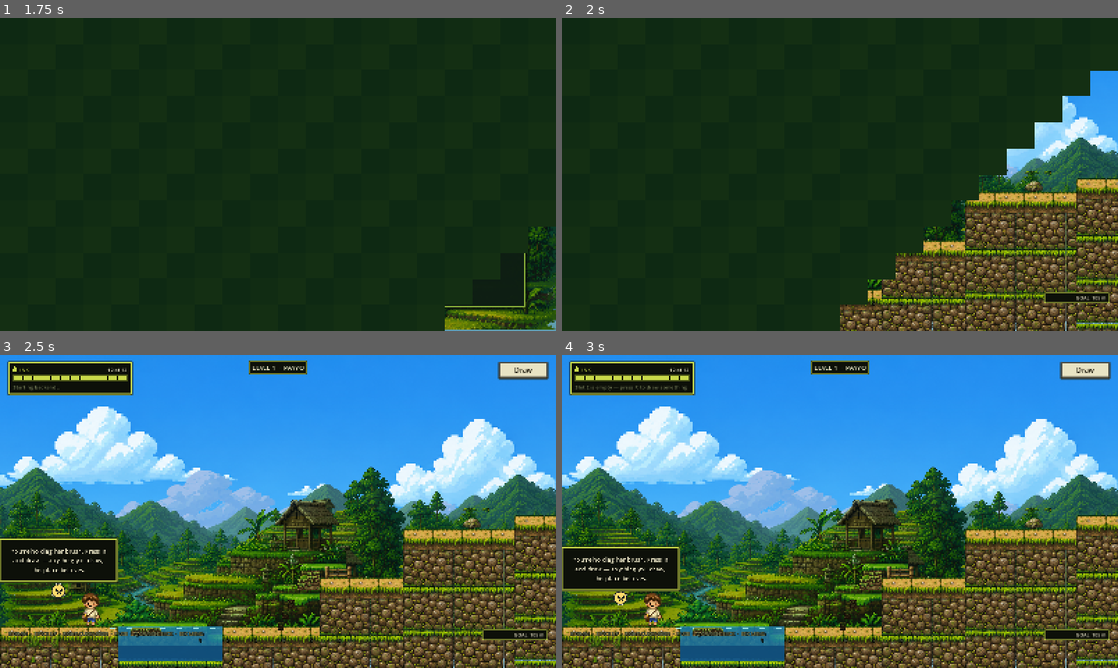
Above: before the commit, frames 1-4 (two rows, left to right).
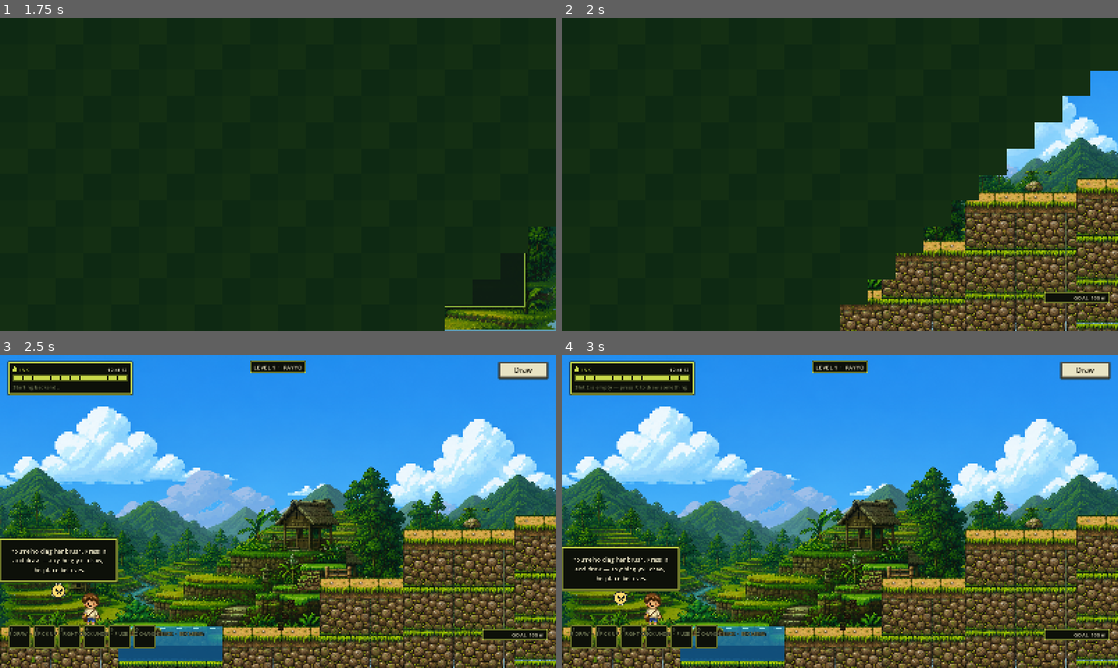
Above: after the commit, the same moments.

Repository: hyuuuan/OBRA
Game: Godot game, scene res://ui/main_menu.tscn
The game is run twice, just before and just after one commit, with the same random seed, the same clock (stepped at 60 frames per second) and the same inputs.
Inputs:
- Up to frame 1 (1.75 s): click "PLAY" at 0.5 s; click "LEVEL 1" at 1.25 s
- Up to frame 2 (2 s): no input
- Up to frame 3 (2.5 s): click "1" at 2 s
- Up to frame 4 (3 s): click "2" at 2.75 s

Frame 1 is identical in both runs. In frame 2, less than 0.1% of the frame differs, in the area x 51-99%, y 87-92%; in frame 3, 1.9%, in the area x 1-99%, y 1-94%; in frame 4, 1.9%.

Commit message:
Give the bag six visible slots, and get it off the ground the player builds on
Two faults, and the second one has bitten this level before.

The slots had no frame. The theme leaves InventorySlot unstyled on purpose so the
bar can draw its own state -- empty, holding, in hand, none of which are mouse
states -- but the bar only ever applied a frame to the selected one and REMOVED the
override for the rest. So five of six slots were an unmarked hole with a number
floating in it. The ring is lime now whatever the slot holds, because the ring is
the slot: six of them in a row are what tell the player they have a bag at all.
What changes is the fill, raised once something is in it, and the ring going warm
for the one in hand, plus the word SEL under its number. A brighter frame says
"this one" only if you already know what the frames mean.

And the bar was 756 pixels wide across the bottom CENTRE of the screen, for six
slots that need 424 and are only ever looked at in a group. That band is directly
over the ground objects get set down on, which is the whole reason it has to go
click-through during a placement -- a fix that was needed because the bar was
parked where the player has to click. It is bottom-left now, sized to exactly its
own six slots, and the ground in the middle of the screen is free.

Diff:
--- a/game/game_level.tscn
+++ b/game/game_level.tscn
@@ -85,16 +85,13 @@
 text = "Ink 12.0 / 12.0"
 
 [node name="InventoryHUD" type="HBoxContainer" parent="CanvasLayer"]
-anchors_preset = 7
-anchor_left = 0.5
+anchors_preset = 2
 anchor_top = 1.0
-anchor_right = 0.5
-anchor_bottom = 1.0
-offset_left = -378.0
-offset_top = -76.0
-offset_right = 378.0
-offset_bottom = -20.0
-grow_horizontal = 2
+anchor_bottom = 1.0
+offset_left = 24.0
+offset_top = -122.0
+offset_right = 448.0
+offset_bottom = -58.0
 grow_vertical = 0
 theme_override_constants/separation = 8
 script = ExtResource("11_inventory_hud")
@@ -106,11 +103,7 @@
 offset_bottom = 52.0
 grow_horizontal = 2
 mouse_filter = 2
-theme_override_colors/font_color = Color(0.94, 0.9, 0.58, 1)
-theme_override_colors/font_shadow_color = Color(0.03, 0.09, 0.045, 0.9)
-theme_override_constants/shadow_offset_x = 3
-theme_override_constants/shadow_offset_y = 3
-theme_override_font_sizes/font_size = 18
+theme_type_variation = &"HudBanner"
 text = "LEVEL 1  ·  BANAUE RICE TERRACES"
 horizontal_alignment = 1
 
@@ -140,7 +133,7 @@
 grow_horizontal = 0
 grow_vertical = 0
 mouse_filter = 2
-theme_type_variation = &"HudHint"
+theme_type_variation = &"HudValue"
 text = ""
 horizontal_alignment = 2
 
--- a/game/scripts/inventory_hud.gd
+++ b/game/scripts/inventory_hud.gd
@@ -13,14 +13,17 @@
 
 signal slot_pressed(slot: int)
 
-const SLOT := Vector2(72.0, 72.0)
-const LIME := Color(0.72, 0.82, 0.23, 1.0)
-const DIM := Color(0.62, 0.66, 0.58, 1.0)
+const SLOT := Vector2(64.0, 64.0)
+const LIME := UISkin.LIME
+const DIM := UISkin.MUTED
 
 var _manager: InventoryManager
 var _buttons: Array[Button] = []
 var _art: Array[TextureRect] = []
 var _numbers: Array[Label] = []
+## The word SEL under the number of the slot in hand. A brighter frame says "this one"
+## only if you already know what the frames mean; a word says it outright.
+var _tags: Array[Label] = []
 ## One texture per drawing, keyed by the item that owns it. Rebuilding a 512x512 image
 ## into a texture on every inventory change, six at a time, is work for nothing.
 var _thumbnails: Dictionary = {}
@@ -30,9 +33,11 @@
 
 func _ready() -> void:
 	add_theme_constant_override(&"separation", 8)
-	# Centred in its band. The container is anchored bottom-centre and spans 756px, so
-	# left-packed slots sat off to one side of the screen they were supposed to be under.
-	alignment = BoxContainer.ALIGNMENT_CENTER
+	# Left-packed, because the bar is now anchored bottom-LEFT and sized to exactly its
+	# six slots. It used to be centred inside a 756px band across the bottom of the
+	# screen, which is both more of the screen than six slots need and directly over the
+	# ground the player sets objects down on.
+	alignment = BoxContainer.ALIGNMENT_BEGIN
 	for index in range(6):
 		var button := Button.new()
 		button.theme_type_variation = &"InventorySlot"
@@ -67,10 +72,23 @@
 		# paper of a drawing when it is not.
 		number.add_theme_constant_override(&"outline_size", 5)
 		number.add_theme_color_override(&"font_outline_color", Color(0.04, 0.06, 0.04, 1.0))
-		number.position = Vector2(7.0, 2.0)
+		number.position = Vector2(6.0, 1.0)
 		number.mouse_filter = Control.MOUSE_FILTER_IGNORE
 		button.add_child(number)
 		_numbers.append(number)
+
+		var tag := Label.new()
+		tag.name = "Tag"
+		tag.text = "SEL"
+		tag.visible = false
+		tag.add_theme_font_size_override(&"font_size", UISkin.FONT_TINY)
+		tag.add_theme_color_override(&"font_color", UISkin.PENDING)
+		tag.add_theme_constant_override(&"outline_size", 5)
+		tag.add_theme_color_override(&"font_outline_color", UISkin.INK)
+		tag.position = Vector2(6.0, SLOT.y - 20.0)
+		tag.mouse_filter = Control.MOUSE_FILTER_IGNORE
+		button.add_child(tag)
+		_tags.append(tag)
 
 
 func set_manager(manager: InventoryManager) -> void:
@@ -117,16 +135,20 @@
 		var button := _buttons[index]
 		button.tooltip_text = "Place %s" % item.display_name if occupied else "Empty"
 		_art[index].texture = _thumbnail(item) if occupied else null
-		# Held reads as brightness and a lime frame. The old version lifted the button six
-		# pixels, which an HBoxContainer undoes on its next layout pass -- so the only cue
-		# that ever survived was a modulate.
-		button.modulate = Color(1.15, 1.15, 1.05) if chosen else (
-			Color.WHITE if occupied else Color(0.55, 0.58, 0.52))
+		# Three states, three cues, because two of them have to be told apart at a glance
+		# while something is being placed: empty recedes to the panel, holding takes the
+		# lime ring, in-hand takes the warm ring AND says SEL. The old version lifted the
+		# button six pixels, which an HBoxContainer undoes on its next layout pass -- so
+		# the only cue that ever survived was a modulate.
+		#
+		# The frame is applied to every state, not only the chosen one. The theme leaves
+		# InventorySlot unstyled precisely so this can own it; removing the override left
+		# a slot with no frame at all.
+		for state in [&"normal", &"hover", &"pressed", &"disabled"]:
+			button.add_theme_stylebox_override(state, UISkin.slot(occupied, chosen))
+		button.modulate = Color(1.12, 1.12, 1.04) if chosen else Color.WHITE
 		_numbers[index].add_theme_color_override(&"font_color", LIME if occupied else DIM)
-		if chosen:
-			button.add_theme_stylebox_override(&"normal", _held_frame())
-		else:
-			button.remove_theme_stylebox_override(&"normal")
+		_tags[index].visible = chosen
 	_forget_stale_thumbnails(items)
 
 
@@ -153,14 +175,6 @@
 			_thumbnails.erase(key)
 
 
-func _held_frame() -> StyleBoxFlat:
-	var box := StyleBoxFlat.new()
-	box.bg_color = Color(0.14, 0.2, 0.1, 0.96)
-	box.border_color = Color(0.98, 0.9, 0.31, 1.0)
-	box.set_border_width_all(3)
-	box.set_corner_radius_all(2)
-	return box
-
 
 func _on_slot_pressed(slot: int) -> void:
 	slot_pressed.emit(slot)
--- a/game/scripts/ui_skin.gd
+++ b/game/scripts/ui_skin.gd
@@ -192,11 +192,16 @@
 
 # --- Slots ------------------------------------------------------------------------------
 
-## An inventory slot. Empty it recedes to the panel; holding a drawing it takes the lime
-## ring; selected it takes the warm one, so held and merely-full are two cues apart.
+## An inventory slot.
+##
+## The ring stays lime whatever the slot holds, because the ring is the SLOT -- six of
+## them in a row are the bag, and a bag that dims to invisible when it is empty stops
+## telling the player they have one. What changes is the fill (raised once something is
+## in it) and, for the one in hand, the ring going warm to match the ink it was drawn
+## with. Two cues, so held and merely-full are never one step apart.
 static func slot(occupied: bool, selected: bool) -> StyleBoxFlat:
-	var ring := PENDING if selected else (LIME if occupied else RING_MID)
-	var box := _ringed(PANEL_LIT if occupied else PANEL, ring, THIN, RING_OUTER, THIN)
+	var box := _ringed(PANEL_LIT if occupied else PANEL,
+		PENDING if selected else LIME, THIN, RING_OUTER, THIN)
 	box.set_corner_radius_all(RADIUS)
 	return box
 
